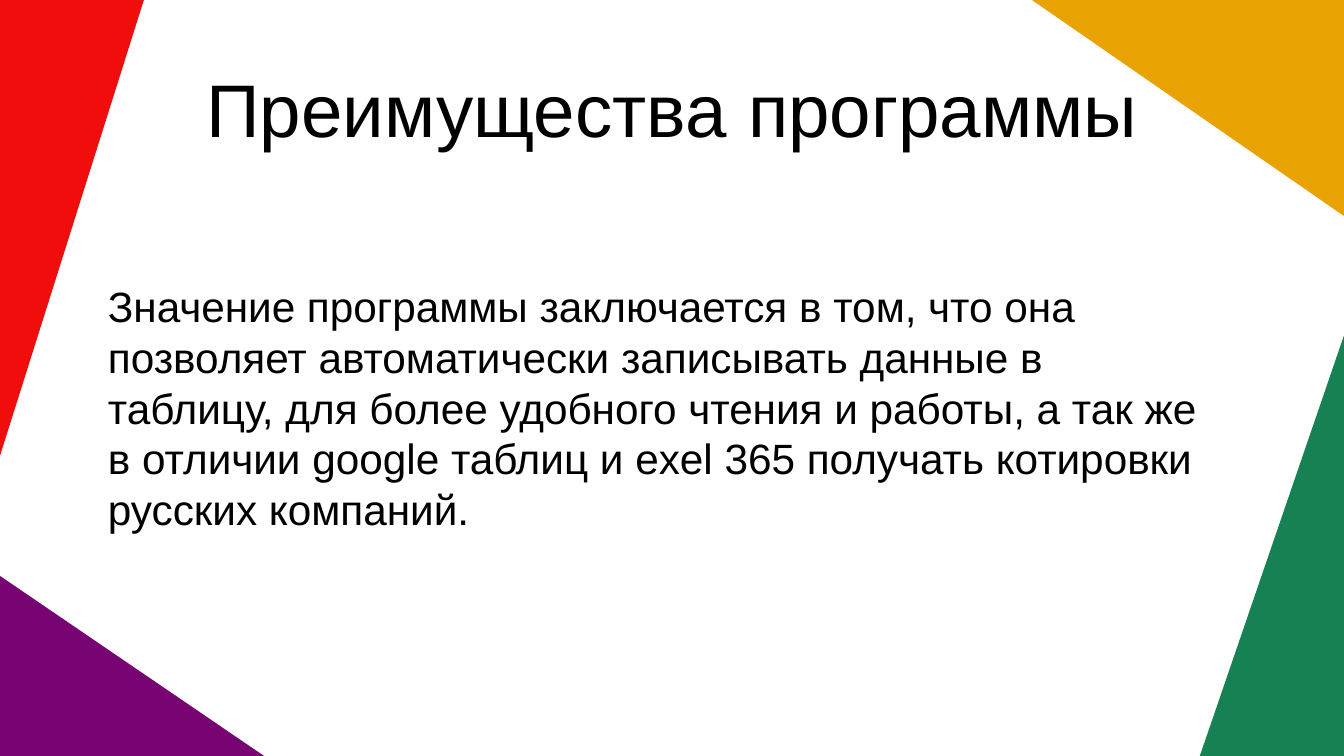
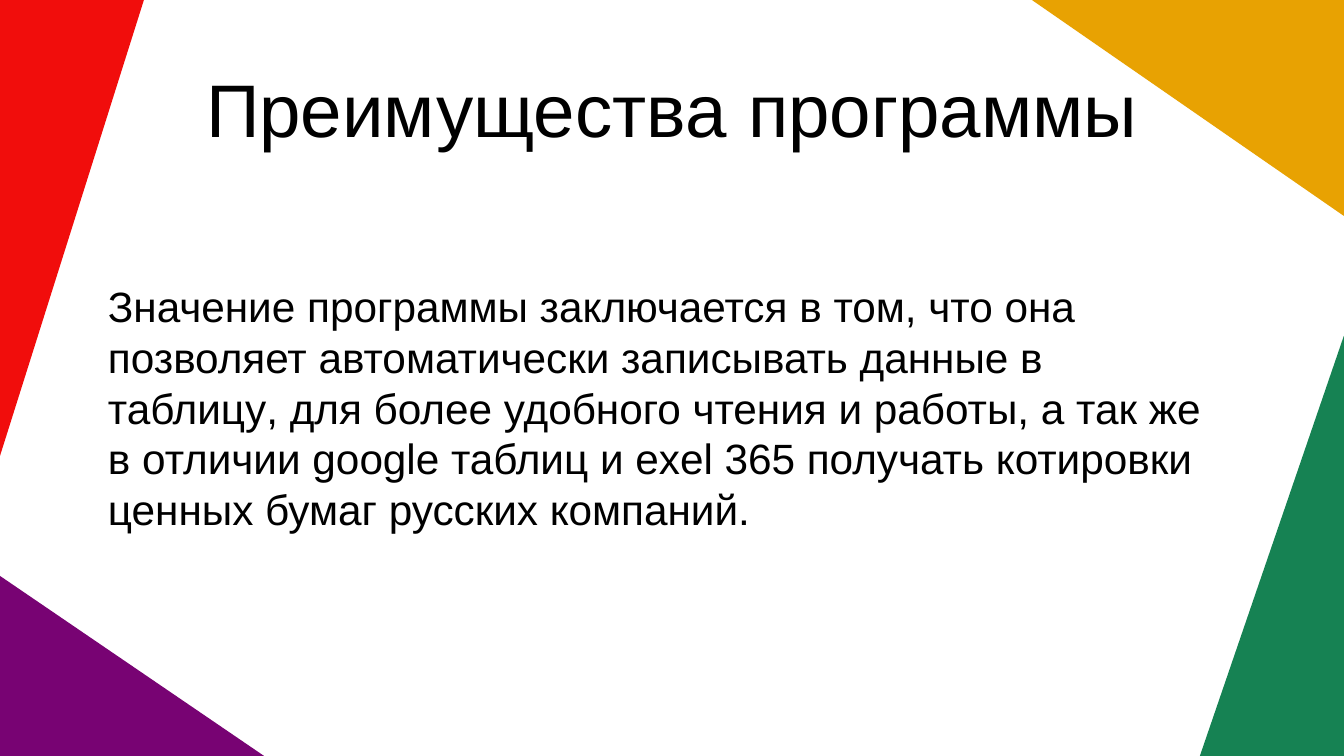
Before and after one commit to Nikineru/Stocks-bot, a slide deck: slide 7 of Проект.pptx. Drawn at 1344x756 pixels with LibreOffice and Linux fonts; fonts in the diff are those of the drawing. Boxes give left, top, right and bottom in pixels: in the first picture for what was removed or moved away, otherwise in the second. Text is boxed around its words. In the diff, an @@ line names an element or a change of style, - is before the commit and + after.

```diff
--- a/Проект.pptx
+++ b/Проект.pptx
@@ text at <box>108,292,1201,533</box>: text changed @@
-Значение программы заключается в том, что она позволяет автоматически записывать данные в таблицу, для более удобного чтения и работы, а так же в отличии google таблиц и exel 365 получать котировки русских компаний.
+Значение программы заключается в том, что она позволяет автоматически записывать данные в таблицу, для более удобного чтения и работы, а так же в отличии google таблиц и exel 365 получать котировки
+ценных бумаг русских компаний.
```
Also in this commit, not shown: 6 other slides changed.
